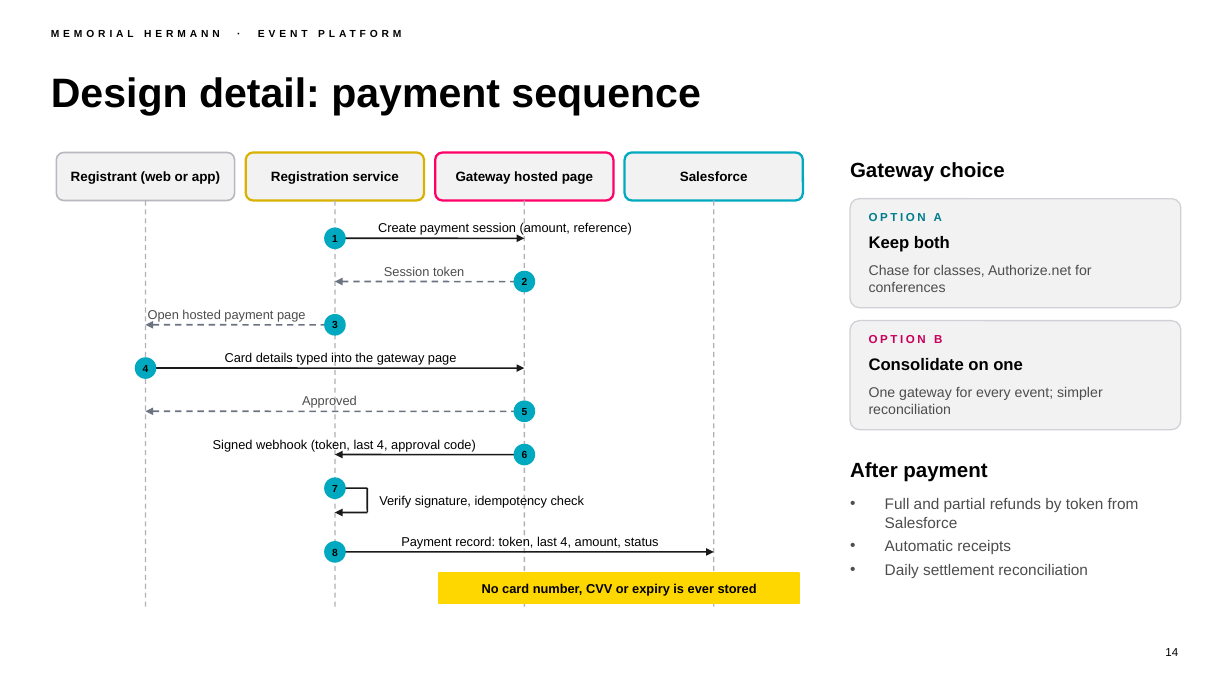
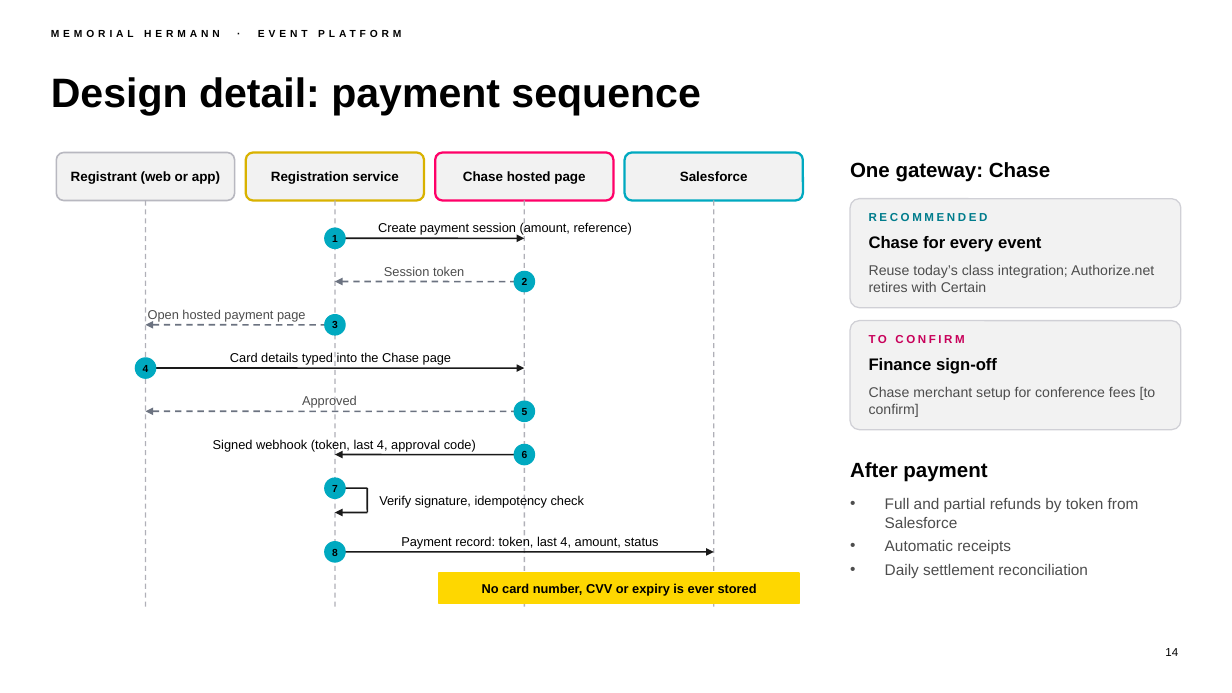
Before and after one commit to chintasurya/preSales_Memorial-hermann, a slide deck: slide 14 of deck/Memorial-Hermann-Event-Platform.pptx. Drawn at 1232x693 pixels with LibreOffice and Linux fonts; fonts in the diff are those of the drawing; background and template pictures are left out. Boxes give left, top, right and bottom in pixels: in the first picture for what was removed or moved away, otherwise in the second. Text is boxed around its words. In the diff, an @@ line names an element or a change of style, - is before the commit and + after.

```diff
--- a/deck/Memorial-Hermann-Event-Platform.pptx
+++ b/deck/Memorial-Hermann-Event-Platform.pptx
@@ text at box(463, 171, 585, 184): text changed @@
-Gateway hosted page
+Chase hosted page
@@ text at box(850, 162, 1050, 182): text changed @@
-Gateway choice
+One gateway: Chase
@@ text at box(869, 213, 988, 221): text changed @@
-OPTION A
+RECOMMENDED
@@ text at box(869, 236, 1041, 252): text changed @@
-Keep both
+Chase for every event
@@ text at box(869, 265, 1154, 292): text changed @@
-Chase for classes, Authorize.net for conferences
+Reuse today’s class integration; Authorize.net retires with Certain
@@ text at box(230, 352, 451, 365): text changed @@
-Card details typed into the gateway page
+Card details typed into the Chase page
@@ text at box(869, 335, 964, 343): text changed @@
-OPTION B
+TO CONFIRM
@@ text at box(869, 358, 997, 374): text changed @@
-Consolidate on one
+Finance sign-off
@@ text at box(869, 387, 1156, 417): text changed @@
-One gateway for every event; simpler reconciliation
+Chase merchant setup for conference fees [to confirm]
```
Also in this commit, not shown: 8 other slides changed, 12 other files.
